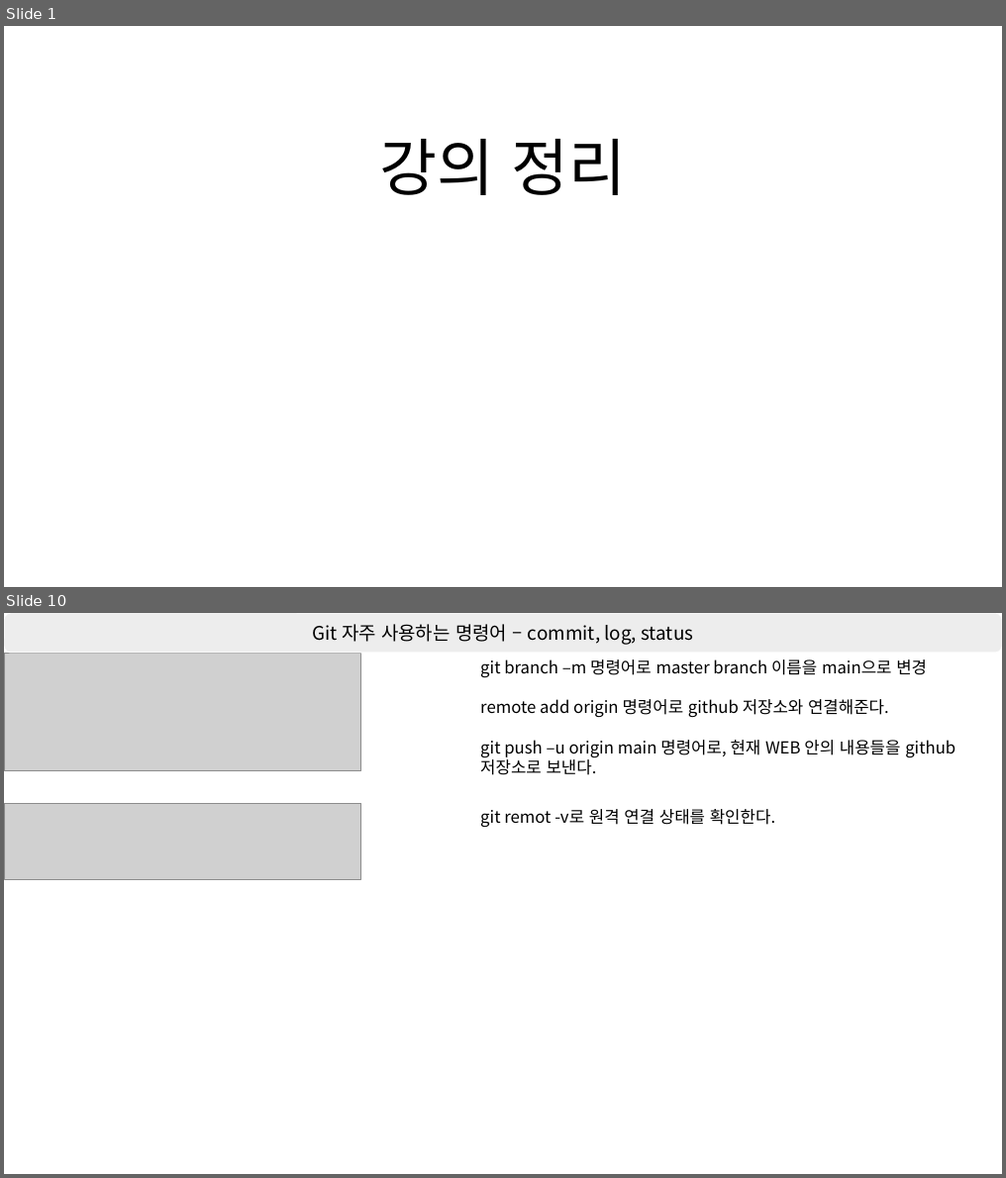
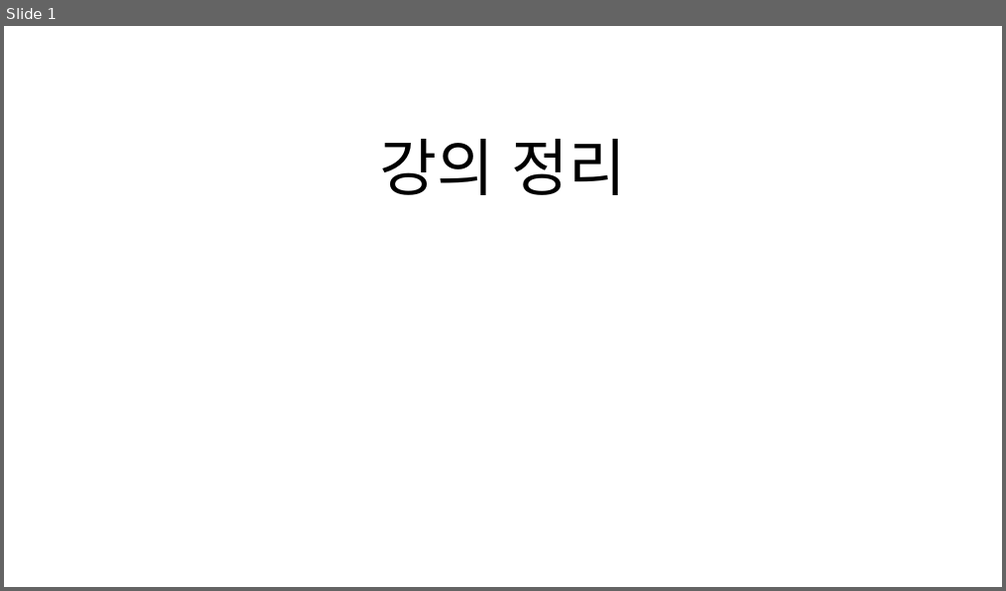
Before and after one commit to shchoichoko/web, a slide deck: Day2/강의 정리.pptx. Shown one above the other, each under a label of ours: slides 1 and 10 before the commit, slide 1 after it; the slides between them are not shown. The pictures are 1006x1178 and 1006x591 pixels, drawn with LibreOffice and Linux fonts; fonts in the diff are those of the drawing; grey boxes stand for pictures. Boxes give left, top, right and bottom in pixels: in the first picture for what was removed or moved away, otherwise in the second. Text is boxed around its words. In the diff, an @@ line names an element or a change of style, - is before the commit and + after.

Commit message:
CSS 및 GITHUB PAGE 내용 정리

```diff
--- a/Day2/강의 정리.pptx
+++ b/Day2/강의 정리.pptx
@@ slide 10 removed at bbox=[4, 613, 1002, 1174], background #FFFFFF @@
@@ rounded rectangle removed at bbox=[4, 613, 1002, 653] @@
-Git 자주 사용하는 명령어 – commit, log, status
@@ picture removed at bbox=[4, 653, 361, 771] @@
@@ text removed at bbox=[480, 660, 955, 775] @@
-git branch –m 명령어로 master branch 이름을 main으로 변경
-remote add origin 명령어로 github 저장소와 연결해준다.
-git push –u origin main 명령어로, 현재 WEB 안의 내용들을 github 저장소로 보낸다.
@@ picture removed at bbox=[4, 803, 361, 879] @@
@@ text removed at bbox=[480, 809, 775, 828] @@
-git remot -v로 원격 연결 상태를 확인한다.
```
Also in this commit, not shown: 2 slides changed, 13 slides added, 6 other slides removed.
